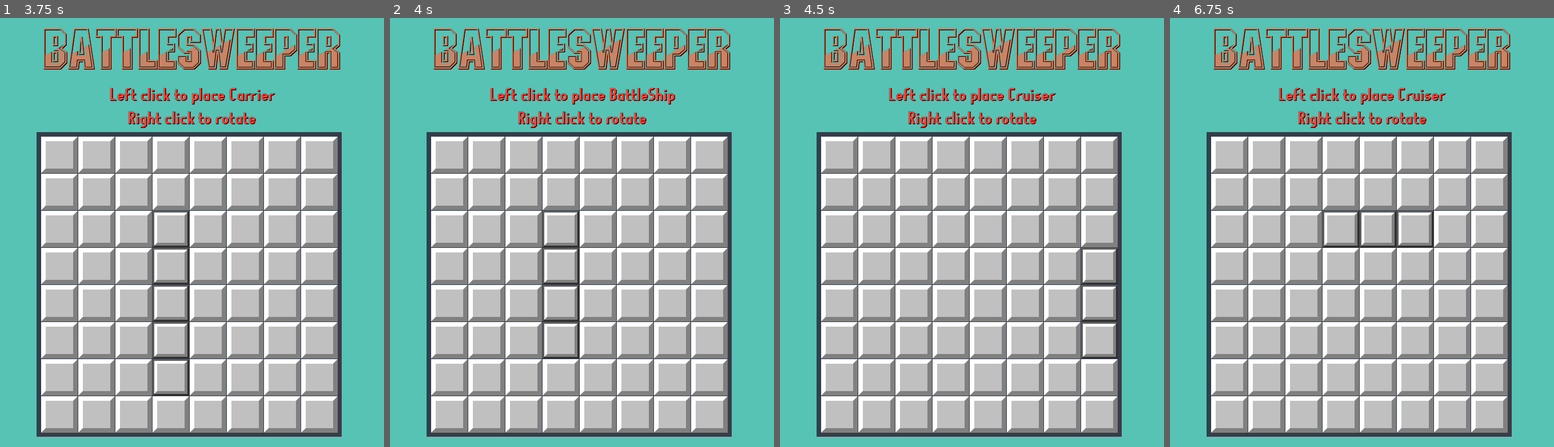
Above: before the commit, frames 1-4 (left to right).
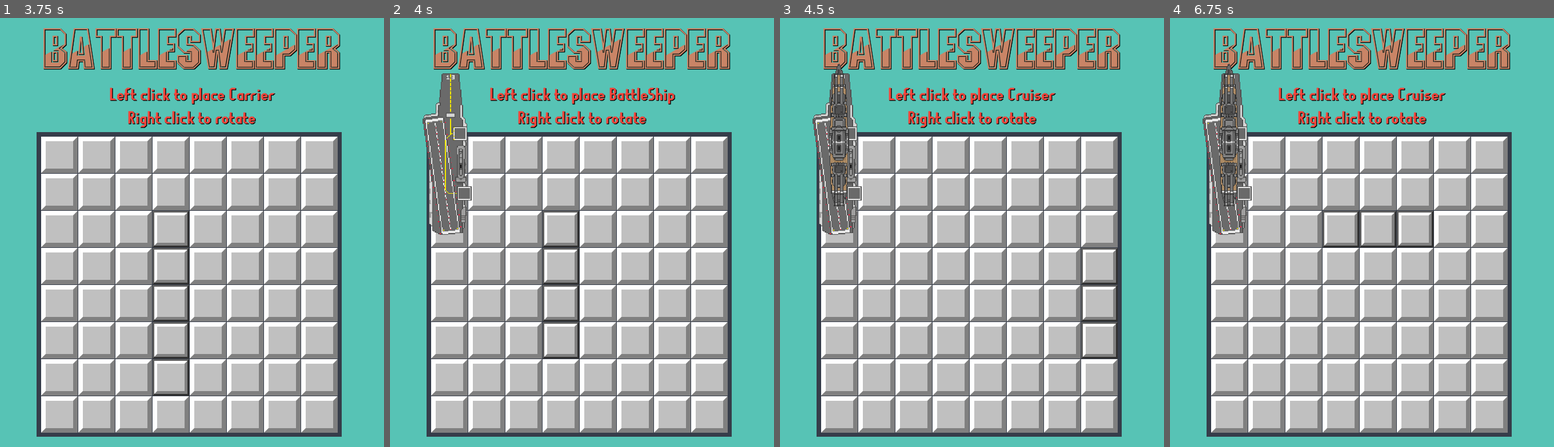
Above: after the commit, the same moments.

Repository: OverTimeChaos/BattleSweeper
Game: Godot game, scene res://Codes and Screens/TitleScreen.tscn
The game is run twice, just before and just after one commit, with the same random seed, the same clock (stepped at 60 frames per second) and the same inputs.
Inputs (mouse positions are in pixels of both pictures, inside the frame that each line leads up to):
- Up to frame 1 (3.75 s): click "Start" at 0.5 s; tap Enter (Enter) at 1.25, 2.1, 2.75, 3.5 s; move the mouse to (276, 211) at 1.27 s; press the mouse at (276, 211) at 1.28 s; tap Space at 2 s; move the mouse to (115, 253) at 2.02 s; release the mouse at (115, 253) at 2.03 s; click (115, 253) at 2.3 s; move the mouse to (230, 138) at 2.77 s; press the mouse at (230, 138) at 2.78 s; move the mouse to (172, 318) at 3.52 s; release the mouse at (172, 318) at 3.53 s; right-click (172, 318) at 3.6 s
- Up to frame 2 (4 s): click (562, 318) at 3.8 s
- Up to frame 3 (4.5 s): tap Enter (Enter) at 4.25 s; move the mouse to (1087, 296) at 4.27 s; press the mouse at (1087, 296) at 4.28 s
- Up to frame 4 (6.75 s): tap Enter (Enter) at 5, 5.1 s; move the mouse to (1246, 168) at 5.02 s; release the mouse at (1246, 168) at 5.03 s; click (1246, 168) at 5.3 s; move the mouse to (1381, 232) at 5.77 s; press the mouse at (1381, 232) at 5.78 s; move the mouse to (1304, 125) at 6.52 s; release the mouse at (1304, 125) at 6.53 s; right-click (1304, 125) at 6.6 s

Frame 1 is identical in both runs. In frame 2, 3.2% of the frame differs, in the area x 8-22%, y 12-51%; in frame 3, 3.2%, in the area x 8-22%, y 10-51%; in frame 4, 3.2%.

Commit message:
Spirting

Diff:
--- /dev/null
+++ b/Godot project/Codes and Screens/Battleship.gd
@@ -0,0 +1,12 @@
+extends CanvasLayer
+
+
+# Called every frame. 'delta' is the elapsed time since the previous frame.
+func _process(delta): #corrects the spirtes of the ship every frame
+	$BoxContainer/Front.frame = StandAlone.battleship[0]
+	$BoxContainer/Middle.frame = StandAlone.battleship[1]
+	$BoxContainer/Middle2.frame = StandAlone.battleship[2]
+	$BoxContainer/Back.frame = StandAlone.battleship[3]
+
+func rotate():
+	$BoxContainer.rotation = 0
--- /dev/null
+++ b/Godot project/Codes and Screens/Battleship.tscn
@@ -0,0 +1,92 @@
+[gd_scene load_steps=14 format=3 uid="uid://d30mh08pnoqsc"]
+
+[ext_resource type="Script" path="res://Codes and Screens/Battleship.gd" id="1_4mmvm"]
+[ext_resource type="Texture2D" uid="uid://bkcqkvjre4lv2" path="res://Decals/Resized/Ships/BattleShip/ShipBattleshipDestoryPart1_scaled_20x_pngcrushed.png" id="1_cle53"]
+[ext_resource type="Texture2D" uid="uid://ce8g0pb6y5php" path="res://Decals/Resized/Ships/BattleShip/ShipBattleshipPart1_scaled_20x_pngcrushed.png" id="2_glos8"]
+[ext_resource type="Texture2D" uid="uid://1bunmr4v0qyj" path="res://Decals/Resized/Ships/BattleShip/ShipBattleshipDestoryPart2_scaled_20x_pngcrushed.png" id="3_rcynj"]
+[ext_resource type="Texture2D" uid="uid://csgycw4b2hhgf" path="res://Decals/Resized/Ships/BattleShip/ShipBattleshipPart2_scaled_20x_pngcrushed.png" id="4_s54es"]
+[ext_resource type="Texture2D" uid="uid://csuacrbwofux5" path="res://Decals/Resized/Ships/BattleShip/ShipBattleshipDestoryPart3_scaled_20x_pngcrushed.png" id="5_6vfxt"]
+[ext_resource type="Texture2D" uid="uid://i424mqxekwnw" path="res://Decals/Resized/Ships/BattleShip/ShipBattleshipPart3_scaled_20x_pngcrushed.png" id="6_44gn6"]
+[ext_resource type="Texture2D" uid="uid://mgguesqju432" path="res://Decals/Resized/Ships/BattleShip/ShipBattleshipDestoryPart4_scaled_20x_pngcrushed.png" id="7_vb4jm"]
+[ext_resource type="Texture2D" uid="uid://b7jo0c3rf52cp" path="res://Decals/Resized/Ships/BattleShip/ShipBattleshipPart4_scaled_20x_pngcrushed.png" id="8_kwi83"]
+
+[sub_resource type="SpriteFrames" id="SpriteFrames_e0nbv"]
+animations = [{
+"frames": [{
+"duration": 1.0,
+"texture": ExtResource("1_cle53")
+}, {
+"duration": 1.0,
+"texture": ExtResource("2_glos8")
+}],
+"loop": true,
+"name": &"default",
+"speed": 5.0
+}]
+
+[sub_resource type="SpriteFrames" id="SpriteFrames_lkg0o"]
+animations = [{
+"frames": [{
+"duration": 1.0,
+"texture": ExtResource("3_rcynj")
+}, {
+"duration": 1.0,
+"texture": ExtResource("4_s54es")
+}],
+"loop": true,
+"name": &"default",
+"speed": 5.0
+}]
+
+[sub_resource type="SpriteFrames" id="SpriteFrames_ftrab"]
+animations = [{
+"frames": [{
+"duration": 1.0,
+"texture": ExtResource("5_6vfxt")
+}, {
+"duration": 1.0,
+"texture": ExtResource("6_44gn6")
+}],
+"loop": true,
+"name": &"default",
+"speed": 5.0
+}]
+
+[sub_resource type="SpriteFrames" id="SpriteFrames_e5ci1"]
+animations = [{
+"frames": [{
+"duration": 1.0,
+"texture": ExtResource("7_vb4jm")
+}, {
+"duration": 1.0,
+"texture": ExtResource("8_kwi83")
+}],
+"loop": true,
+"name": &"default",
+"speed": 5.0
+}]
+
+[node name="BattleShip" type="CanvasLayer"]
+script = ExtResource("1_4mmvm")
+
+[node name="BoxContainer" type="BoxContainer" parent="."]
+offset_right = 40.0
+offset_bottom = 40.0
+rotation = -1.5708
+scale = Vector2(0.06, 0.06)
+
+[node name="Front" type="AnimatedSprite2D" parent="BoxContainer"]
+position = Vector2(0, -1560)
+sprite_frames = SubResource("SpriteFrames_e0nbv")
+
+[node name="Middle" type="AnimatedSprite2D" parent="BoxContainer"]
+position = Vector2(0, -520)
+sprite_frames = SubResource("SpriteFrames_lkg0o")
+
+[node name="Middle2" type="AnimatedSprite2D" parent="BoxContainer"]
+position = Vector2(0, 530)
+sprite_frames = SubResource("SpriteFrames_ftrab")
+
+[node name="Back" type="AnimatedSprite2D" parent="BoxContainer"]
+position = Vector2(0, 1579)
+sprite_frames = SubResource("SpriteFrames_e5ci1")
--- /dev/null
+++ b/Godot project/Codes and Screens/Carrier.gd
@@ -0,0 +1,14 @@
+extends CanvasLayer
+
+# Called every frame. 'delta' is the elapsed time since the previous frame.
+func _ready ():
+	StandAlone.BeginGame()
+func _process(delta): #corrects the spirtes of the ship every frame
+
+	$BoxContainer/Front.frame = StandAlone.carrier[0]
+	$BoxContainer/Middle.frame = StandAlone.carrier[1]
+	$BoxContainer/Middle2.frame = StandAlone.carrier[2]
+	$BoxContainer/Middle3.frame = StandAlone.carrier[3]
+	$BoxContainer/Back.frame = StandAlone.carrier[4]
+func rotate():
+	$BoxContainer.rotation = 0
--- a/Godot project/Codes and Screens/Carrier.tscn
+++ b/Godot project/Codes and Screens/Carrier.tscn
@@ -1,3 +1,112 @@
-[gd_scene format=3 uid="uid://lyeenkqpg2wb"]
+[gd_scene load_steps=17 format=3 uid="uid://lyeenkqpg2wb"]
 
-[node name="CanvasLayer" type="CanvasLayer"]
+[ext_resource type="Script" path="res://Codes and Screens/Carrier.gd" id="1_hpd7m"]
+[ext_resource type="Texture2D" uid="uid://55lgsi0dpvtd" path="res://Decals/Resized/Ships/Carrier/ShipCarrierDestoryPart1_scaled_20x_pngcrushed.png" id="1_vgw5e"]
+[ext_resource type="Texture2D" uid="uid://b7wyrcca82vhx" path="res://Decals/Resized/Ships/Carrier/ShipCarrierPart1_scaled_20x_pngcrushed.png" id="2_lx1gd"]
+[ext_resource type="Texture2D" uid="uid://cvnhcv43d3lqg" path="res://Decals/Resized/Ships/Carrier/ShipCarrierDestoryPart2_scaled_20x_pngcrushed.png" id="3_og7mf"]
+[ext_resource type="Texture2D" uid="uid://i07f7m7q7h6e" path="res://Decals/Resized/Ships/Carrier/ShipCarrierPart2_scaled_20x_pngcrushed.png" id="4_4jf72"]
+[ext_resource type="Texture2D" uid="uid://bpv5dxo3ajnmf" path="res://Decals/Resized/Ships/Carrier/ShipCarrierDestoryPart3_scaled_20x_pngcrushed.png" id="5_tilo4"]
+[ext_resource type="Texture2D" uid="uid://b4f4kba2khjks" path="res://Decals/Resized/Ships/Carrier/ShipCarrierPart3_scaled_20x_pngcrushed.png" id="6_fruty"]
+[ext_resource type="Texture2D" uid="uid://cpf8fmwise5sn" path="res://Decals/Resized/Ships/Carrier/ShipCarrierDestoryPart4_scaled_20x_pngcrushed.png" id="7_rpiph"]
+[ext_resource type="Texture2D" uid="uid://dpd46np5n6fqv" path="res://Decals/Resized/Ships/Carrier/ShipCarrierPart4_scaled_20x_pngcrushed.png" id="8_5d6kx"]
+[ext_resource type="Texture2D" uid="uid://du6yhwmdencx8" path="res://Decals/Resized/Ships/Carrier/ShipCarrierDestoryPart5_scaled_20x_pngcrushed.png" id="9_0funs"]
+[ext_resource type="Texture2D" uid="uid://c2qm8mn3io2b1" path="res://Decals/Resized/Ships/Carrier/ShipCarrierPart5_scaled_20x_pngcrushed.png" id="10_hppo2"]
+
+[sub_resource type="SpriteFrames" id="SpriteFrames_ix14u"]
+animations = [{
+"frames": [{
+"duration": 1.0,
+"texture": ExtResource("1_vgw5e")
+}, {
+"duration": 1.0,
+"texture": ExtResource("2_lx1gd")
+}],
+"loop": true,
+"name": &"default",
+"speed": 5.0
+}]
+
+[sub_resource type="SpriteFrames" id="SpriteFrames_ca3ua"]
+animations = [{
+"frames": [{
+"duration": 1.0,
+"texture": ExtResource("3_og7mf")
+}, {
+"duration": 1.0,
+"texture": ExtResource("4_4jf72")
+}],
+"loop": true,
+"name": &"default",
+"speed": 5.0
+}]
+
+[sub_resource type="SpriteFrames" id="SpriteFrames_f0x5x"]
+animations = [{
+"frames": [{
+"duration": 1.0,
+"texture": ExtResource("5_tilo4")
+}, {
+"duration": 1.0,
+"texture": ExtResource("6_fruty")
+}],
+"loop": true,
+"name": &"default",
+"speed": 5.0
+}]
+
+[sub_resource type="SpriteFrames" id="SpriteFrames_0mwto"]
+animations = [{
+"frames": [{
+"duration": 1.0,
+"texture": ExtResource("7_rpiph")
+}, {
+"duration": 1.0,
+"texture": ExtResource("8_5d6kx")
+}],
+"loop": true,
+"name": &"default",
+"speed": 5.0
+}]
+
+[sub_resource type="SpriteFrames" id="SpriteFrames_hebjq"]
+animations = [{
+"frames": [{
+"duration": 1.0,
+"texture": ExtResource("9_0funs")
+}, {
+"duration": 1.0,
+"texture": ExtResource("10_hppo2")
+}],
+"loop": true,
+"name": &"default",
+"speed": 5.0
+}]
+
+[node name="Carrier" type="CanvasLayer"]
+script = ExtResource("1_hpd7m")
+
+[node name="BoxContainer" type="BoxContainer" parent="."]
+offset_right = 40.0
+offset_bottom = 40.0
+rotation = -1.5708
+scale = Vector2(0.075, 0.075)
+
+[node name="Front" type="AnimatedSprite2D" parent="BoxContainer"]
+position = Vector2(0, -1609)
+sprite_frames = SubResource("SpriteFrames_ix14u")
+
+[node name="Middle" type="AnimatedSprite2D" parent="BoxContainer"]
+position = Vector2(0, -849)
+sprite_frames = SubResource("SpriteFrames_ca3ua")
+
+[node name="Middle2" type="AnimatedSprite2D" parent="BoxContainer"]
+position = Vector2(0, 4.76837e-07)
+sprite_frames = SubResource("SpriteFrames_f0x5x")
+
+[node name="Middle3" type="AnimatedSprite2D" parent="BoxContainer"]
+position = Vector2(0, 840)
+sprite_frames = SubResource("SpriteFrames_0mwto")
+
+[node name="Back" type="AnimatedSprite2D" parent="BoxContainer"]
+position = Vector2(0, 1550)
+sprite_frames = SubResource("SpriteFrames_hebjq")
--- /dev/null
+++ b/Godot project/Codes and Screens/Cursier.gd
@@ -0,0 +1,10 @@
+extends CanvasLayer
+
+
+# Called every frame. 'delta' is the elapsed time since the previous frame.
+func _process(delta): #corrects the spirtes of the ship every frame
+	$BoxContainer/Front.frame = StandAlone.cruiser[0]
+	$BoxContainer/Middle.frame = StandAlone.cruiser[1]
+	$BoxContainer/Back.frame = StandAlone.cruiser[2]
+func rotate():
+	$BoxContainer.rotation = 0
--- /dev/null
+++ b/Godot project/Codes and Screens/Cursier.tscn
@@ -0,0 +1,71 @@
+[gd_scene load_steps=11 format=3 uid="uid://x4fkns0lhn4"]
+
+[ext_resource type="Texture2D" uid="uid://dobwoa0xgupc7" path="res://Decals/Resized/Ships/Crusier/ShipCruiserDestoryPart1_scaled_20x_pngcrushed.png" id="1_dmlyb"]
+[ext_resource type="Script" path="res://Codes and Screens/Cursier.gd" id="1_lcm5x"]
+[ext_resource type="Texture2D" uid="uid://b6aitxtafva2m" path="res://Decals/Resized/Ships/Crusier/ShipCruiserPart1_scaled_20x_pngcrushed.png" id="2_4o76g"]
+[ext_resource type="Texture2D" uid="uid://chp58d1aphr47" path="res://Decals/Resized/Ships/Crusier/ShipCruiserDestoryPart2_scaled_20x_pngcrushed.png" id="3_ims1j"]
+[ext_resource type="Texture2D" uid="uid://blueqhqoys0jc" path="res://Decals/Resized/Ships/Crusier/ShipCruiserPart2_scaled_20x_pngcrushed.png" id="4_a5qty"]
+[ext_resource type="Texture2D" uid="uid://dxmib3evkblwx" path="res://Decals/Resized/Ships/Crusier/ShipCruiserDestoryPart3_scaled_20x_pngcrushed.png" id="5_rj7vr"]
+[ext_resource type="Texture2D" uid="uid://hs25kfst6gh5" path="res://Decals/Resized/Ships/Crusier/ShipCruiserPart3_scaled_20x_pngcrushed.png" id="6_15rrm"]
+
+[sub_resource type="SpriteFrames" id="SpriteFrames_22kca"]
+animations = [{
+"frames": [{
+"duration": 1.0,
+"texture": ExtResource("1_dmlyb")
+}, {
+"duration": 1.0,
+"texture": ExtResource("2_4o76g")
+}],
+"loop": true,
+"name": &"default",
+"speed": 5.0
+}]
+
+[sub_resource type="SpriteFrames" id="SpriteFrames_5n7gk"]
+animations = [{
+"frames": [{
+"duration": 1.0,
+"texture": ExtResource("3_ims1j")
+}, {
+"duration": 1.0,
+"texture": ExtResource("4_a5qty")
+}],
+"loop": true,
+"name": &"default",
+"speed": 5.0
+}]
+
+[sub_resource type="SpriteFrames" id="SpriteFrames_d0xaj"]
+animations = [{
+"frames": [{
+"duration": 1.0,
+"texture": ExtResource("5_rj7vr")
+}, {
+"duration": 1.0,
+"texture": ExtResource("6_15rrm")
+}],
+"loop": true,
+"name": &"default",
+"speed": 5.0
+}]
+
+[node name="Cursier" type="CanvasLayer"]
+script = ExtResource("1_lcm5x")
+
+[node name="BoxContainer" type="BoxContainer" parent="."]
+offset_right = 40.0
+offset_bottom = 40.0
+rotation = -1.5708
+scale = Vector2(0.075, 0.075)
+
+[node name="Front" type="AnimatedSprite2D" parent="BoxContainer"]
+position = Vector2(0, -850)
+sprite_frames = SubResource("SpriteFrames_22kca")
+
+[node name="Middle" type="AnimatedSprite2D" parent="BoxContainer"]
+sprite_frames = SubResource("SpriteFrames_5n7gk")
+
+[node name="Back" type="AnimatedSprite2D" parent="BoxContainer"]
+position = Vector2(0, 860)
+sprite_frames = SubResource("SpriteFrames_d0xaj")
--- /dev/null
+++ b/Godot project/Codes and Screens/Destoryer.gd
@@ -0,0 +1,10 @@
+extends CanvasLayer
+
+
+# Called when the node enters the scene tree for the first time.
+func _process(delta): #corrects the spirtes of the ship every frame
+	$BoxContainer/Front.frame = StandAlone.destroyer[0]
+	$BoxContainer/Back.frame =  StandAlone.destroyer[1]
+
+func rotate():
+	$BoxContainer.rotation = 0
--- /dev/null
+++ b/Godot project/Codes and Screens/Destoryer.tscn
@@ -0,0 +1,52 @@
+[gd_scene load_steps=8 format=3 uid="uid://dxx54ghr1bqre"]
+
+[ext_resource type="Script" path="res://Codes and Screens/Destoryer.gd" id="1_52g18"]
+[ext_resource type="Texture2D" uid="uid://crhxs8s7qljvn" path="res://Decals/Resized/Ships/Destoryer/ShipDestroyerDestoryPart1_scaled_20x_pngcrushed.png" id="1_qteew"]
+[ext_resource type="Texture2D" uid="uid://bk71nrvtj457j" path="res://Decals/Resized/Ships/Destoryer/ShipDestroyerPart1_scaled_20x_pngcrushed.png" id="2_w0b1t"]
+[ext_resource type="Texture2D" uid="uid://c3yt65c0snfxi" path="res://Decals/Resized/Ships/Destoryer/ShipDestroyerDestoryPart2_scaled_20x_pngcrushed.png" id="3_l8nvq"]
+[ext_resource type="Texture2D" uid="uid://djoq5htcyaxw2" path="res://Decals/Resized/Ships/Destoryer/ShipDestroyerPart2_scaled_20x_pngcrushed.png" id="4_7s3lp"]
+
+[sub_resource type="SpriteFrames" id="SpriteFrames_srh50"]
+animations = [{
+"frames": [{
+"duration": 1.0,
+"texture": ExtResource("1_qteew")
+}, {
+"duration": 1.0,
+"texture": ExtResource("2_w0b1t")
+}],
+"loop": true,
+"name": &"default",
+"speed": 5.0
+}]
+
+[sub_resource type="SpriteFrames" id="SpriteFrames_0mgnh"]
+animations = [{
+"frames": [{
+"duration": 1.0,
+"texture": ExtResource("3_l8nvq")
+}, {
+"duration": 1.0,
+"texture": ExtResource("4_7s3lp")
+}],
+"loop": true,
+"name": &"default",
+"speed": 5.0
+}]
+
+[node name="Destoryer" type="CanvasLayer"]
+script = ExtResource("1_52g18")
+
+[node name="BoxContainer" type="BoxContainer" parent="."]
+offset_right = 40.0
+offset_bottom = 40.0
+rotation = -1.5708
+scale = Vector2(0.07, 0.07)
+
+[node name="Front" type="AnimatedSprite2D" parent="BoxContainer"]
+position = Vector2(0, -480)
+sprite_frames = SubResource("SpriteFrames_srh50")
+
+[node name="Back" type="AnimatedSprite2D" parent="BoxContainer"]
+position = Vector2(0, 520)
+sprite_frames = SubResource("SpriteFrames_0mgnh")
--- a/Godot project/Codes and Screens/Mechanics.gd
+++ b/Godot project/Codes and Screens/Mechanics.gd
@@ -7,6 +7,7 @@
 var postioning =[0,0] #Dummary value to avoid errors
 var nodes = [] #array of nodes
 # ship info
+var Partsalive = 0
 var occupied  = 0
 var hovered = false
 var rotating = false
@@ -51,17 +52,15 @@
 func Nodepostioned(node,postion): #allows the nodes infromation to be passed
 	noded = node
 	postioning = postion
-	#hovered = hover
 
 func shipPlacer(): # allow ships to be placed
 
 	for node in nodes:
 		node.indicated(false) #defualt sets spirtes to not indicated
-
 	var offsets = []
 	var occupiedchecking = [] # checks for if the occupied value is on a tile
 	nodes = [] #array of nodes
-	if pn < 5 :
+	if pn < 5 and StandAlone.arrayShips[pn].count(1) > 0 :
 		Events.emit_signal("EventTrigger",placing,StandAlone.ships[pn])
 		offsets =  StandAlone.shipoffersetter(pn,rotating) #grabs offsets
 		nodes.append(noded)
@@ -78,10 +77,7 @@
 			if occupied == 0 and  len(occupiedchecking)== len(StandAlone.arrayShips[pn]): #prevents invalid placements
 				for node in nodes:
 					node.IsOccupied = true
-					if pn == 0 or pn == 1:
-						spriteasigner(true)
-					else:
-						spriteasigner(false)
+					noded.tilespriter(pn,rotating)
 				pn += 1
 			else:
 				Events.emit_signal("EventTrigger",invalid,null)
@@ -95,20 +91,12 @@
 				rotating = true
 			else:
 				rotating = false
-
-	else: # sets the mines
+	elif pn == 5: # sets the mines
 		Events.emit_signal("EventTrigger",default,null)
 		SetMines() #sets mines after all ships are placed
 		StandAlone.ShipPlacement = false
-
-
-func spriteasigner(parts):
-	#if parts == true:
-		#
-	#if parts == false:
-	#
-#func partasigner(number):
-	pass
+	else:
+		pn += 1
 
 
 # function to hide Covered sprite on tiles
--- a/Godot project/Codes and Screens/StandAlone.gd
+++ b/Godot project/Codes and Screens/StandAlone.gd
@@ -41,11 +41,11 @@
 var interact = true
 #Set values at the start
 func BeginGame():
-	carrier = [true,true,true,true,true]
-	battleship = [true,true,true,true]
-	cruiser = [true,true,true]
-	submarine = [true,true,true]
-	destroyer = [true,true]
+	carrier = [1,1,1,1,1]
+	battleship = [1,1,1,1]
+	cruiser = [1,1,1]
+	submarine = [1,1,1]
+	destroyer = [1,1]
 	arrayShips = [carrier,battleship,cruiser,submarine,destroyer]
 	Row = 8
 	Col = 8
--- /dev/null
+++ b/Godot project/Codes and Screens/Subrmaine.gd
@@ -0,0 +1,11 @@
+extends CanvasLayer
+
+
+# Called every frame. 'delta' is the elapsed time since the previous frame.
+func _process(delta): #corrects the spirtes of the ship every frame
+	$BoxContainer/Front.frame= StandAlone.submarine[0]
+	$BoxContainer/Middle.frame= StandAlone.submarine[1]
+	$BoxContainer/Back.frame = StandAlone.submarine[2]
+
+func rotate():
+	$BoxContainer.rotation = 0
--- /dev/null
+++ b/Godot project/Codes and Screens/Subrmaine.tscn
@@ -0,0 +1,71 @@
+[gd_scene load_steps=11 format=3 uid="uid://dvsy554mso3l2"]
+
+[ext_resource type="Texture2D" uid="uid://cfyn63525ncdu" path="res://Decals/Resized/Ships/Submarine/ShipSubMarineDestoryPart1_scaled_20x_pngcrushed.png" id="1_aav0s"]
+[ext_resource type="Script" path="res://Codes and Screens/Subrmaine.gd" id="1_u0xtg"]
+[ext_resource type="Texture2D" uid="uid://bs3ndd830q63w" path="res://Decals/Resized/Ships/Submarine/ShipSubMarinePart1_scaled_20x_pngcrushed.png" id="2_7mdxu"]
+[ext_resource type="Texture2D" uid="uid://bwosck16fjkf5" path="res://Decals/Resized/Ships/Submarine/ShipSubMarineDestoryPart2_scaled_20x_pngcrushed.png" id="3_rkr51"]
+[ext_resource type="Texture2D" uid="uid://cvv648xd2o7m7" path="res://Decals/Resized/Ships/Submarine/ShipSubMarinePart2_scaled_20x_pngcrushed.png" id="4_xi2ef"]
+[ext_resource type="Texture2D" uid="uid://b4o6t2jgecqpq" path="res://Decals/Resized/Ships/Submarine/ShipSubMarineDestoryPart3_scaled_20x_pngcrushed.png" id="5_axyyr"]
+[ext_resource type="Texture2D" uid="uid://dq0bbiyb2tugb" path="res://Decals/Resized/Ships/Submarine/ShipSubMarinePart3_scaled_20x_pngcrushed.png" id="6_5n1hk"]
+
+[sub_resource type="SpriteFrames" id="SpriteFrames_jj7qf"]
+animations = [{
+"frames": [{
+"duration": 1.0,
+"texture": ExtResource("1_aav0s")
+}, {
+"duration": 1.0,
+"texture": ExtResource("2_7mdxu")
+}],
+"loop": true,
+"name": &"default",
+"speed": 5.0
+}]
+
+[sub_resource type="SpriteFrames" id="SpriteFrames_hs0dd"]
+animations = [{
+"frames": [{
+"duration": 1.0,
+"texture": ExtResource("3_rkr51")
+}, {
+"duration": 1.0,
+"texture": ExtResource("4_xi2ef")
+}],
+"loop": true,
+"name": &"default",
+"speed": 5.0
+}]
+
+[sub_resource type="SpriteFrames" id="SpriteFrames_w84j2"]
+animations = [{
+"frames": [{
+"duration": 1.0,
+"texture": ExtResource("5_axyyr")
+}, {
+"duration": 1.0,
+"texture": ExtResource("6_5n1hk")
+}],
+"loop": true,
+"name": &"default",
+"speed": 5.0
+}]
+
+[node name="Submarine" type="CanvasLayer"]
+script = ExtResource("1_u0xtg")
+
+[node name="BoxContainer" type="BoxContainer" parent="."]
+offset_right = 40.0
+offset_bottom = 40.0
+rotation = -1.5708
+scale = Vector2(0.065, 0.065)
+
+[node name="Front" type="AnimatedSprite2D" parent="BoxContainer"]
+position = Vector2(0, -940)
+sprite_frames = SubResource("SpriteFrames_jj7qf")
+
+[node name="Middle" type="AnimatedSprite2D" parent="BoxContainer"]
+sprite_frames = SubResource("SpriteFrames_hs0dd")
+
+[node name="Back" type="AnimatedSprite2D" parent="BoxContainer"]
+position = Vector2(0, 960)
+sprite_frames = SubResource("SpriteFrames_w84j2")
--- a/Godot project/Codes and Screens/Tile.gd
+++ b/Godot project/Codes and Screens/Tile.gd
@@ -151,8 +151,31 @@
 	if bool == false:
 		$Covered.set_frame(0) #As the mouses unohoveres over a tile it changes to indicate that the tile is not being selected
 
-func tilespriter():
-	pass
+func tilespriter(ship,rotate):
+	match ship:
+		0:
+			if rotate == true:
+				$Carrier.rotate()
+			$Carrier.show()
+		1:
+			if rotate == true:
+				$BattleShip.rotate()
+				$BattleShip.offset = Vector2(103.145,203.66)
+			$BattleShip.show()
+		2:
+			if rotate == true:
+				$Cursier.rotate()
+
+			$Cursier.show()
+		3:
+			if rotate == true:
+				$Submarine.rotate()
+			$Submarine.show()
+		4:
+			if rotate == true:
+				$Destoryer.rotate()
+				$Destoryer.offset = Vector2()
+			$Destoryer.show()
 
 func _on_control_mouse_entered():
 	if StandAlone.ShipPlacement == true and StandAlone.interact == true:
--- a/Godot project/Codes and Screens/Tile.tscn
+++ b/Godot project/Codes and Screens/Tile.tscn
@@ -16,6 +16,11 @@
 [ext_resource type="Texture2D" uid="uid://sq13oucruvmi" path="res://Decals/MineSweeper/cells/WinmineXP/cell8.svg" id="10_hdxr2"]
 [ext_resource type="Texture2D" uid="uid://d3gmn7m7ypi5s" path="res://Decals/TileHover.png" id="11_8vhnq"]
 [ext_resource type="Texture2D" uid="uid://bntwy3tpkdh1u" path="res://Decals/UsedMine.png" id="11_up7g6"]
+[ext_resource type="PackedScene" uid="uid://lyeenkqpg2wb" path="res://Codes and Screens/Carrier.tscn" id="17_t80g1"]
+[ext_resource type="PackedScene" uid="uid://d30mh08pnoqsc" path="res://Codes and Screens/Battleship.tscn" id="18_256f5"]
+[ext_resource type="PackedScene" uid="uid://x4fkns0lhn4" path="res://Codes and Screens/Cursier.tscn" id="19_umk8m"]
+[ext_resource type="PackedScene" uid="uid://dvsy554mso3l2" path="res://Codes and Screens/Subrmaine.tscn" id="20_yg3f2"]
+[ext_resource type="PackedScene" uid="uid://dxx54ghr1bqre" path="res://Codes and Screens/Destoryer.tscn" id="21_nae0y"]
 
 [sub_resource type="SpriteFrames" id="SpriteFrames_bh2tx"]
 animations = [{
@@ -88,13 +93,6 @@
 sprite_frames = SubResource("SpriteFrames_dsl7g")
 offset = Vector2(260, 600)
 
-[node name="Covered2" type="AnimatedSprite2D" parent="."]
-visible = false
-position = Vector2(0, -65)
-scale = Vector2(0.4, 0.4)
-sprite_frames = SubResource("SpriteFrames_dsl7g")
-offset = Vector2(260, 600)
-
 [node name="Explosion" type="Sprite2D" parent="."]
 visible = false
 position = Vector2(107, 241)
@@ -115,6 +113,31 @@
 offset_right = 136.0
 offset_bottom = 272.0
 
+[node name="Carrier" parent="." instance=ExtResource("17_t80g1")]
+visible = false
+offset = Vector2(100.12, 242.42)
+transform = Transform2D(1, 0, 0, 1, 100.12, 242.42)
+
+[node name="BattleShip" parent="." instance=ExtResource("18_256f5")]
+visible = false
+offset = Vector2(67.655, 237.835)
+transform = Transform2D(1, 0, 0, 1, 67.655, 237.835)
+
+[node name="Cursier" parent="." instance=ExtResource("19_umk8m")]
+visible = false
+offset = Vector2(102.695, 238.02)
+transform = Transform2D(1, 0, 0, 1, 102.695, 238.02)
+
+[node name="Submarine" parent="." instance=ExtResource("20_yg3f2")]
+visible = false
+offset = Vector2(105.29, 238.945)
+transform = Transform2D(1, 0, 0, 1, 105.29, 238.945)
+
+[node name="Destoryer" parent="." instance=ExtResource("21_nae0y")]
+visible = false
+offset = Vector2(73.67, 238.955)
+transform = Transform2D(1, 0, 0, 1, 73.67, 238.955)
+
 [connection signal="gui_input" from="Control" to="." method="_on_control_gui_input"]
 [connection signal="mouse_entered" from="Control" to="." method="_on_control_mouse_entered"]
 [connection signal="mouse_exited" from="Control" to="." method="_on_control_mouse_exited"]
Not shown: 1 places in Godot project/Codes and Screens/Tile.tscn that only renumber resources
Binary file added: Godot project/Decals/Resized/Ships/BattleShip/ShipBattleshipDestoryPart1_scaled_20x_pngcrushed.png
Not shown, added: Godot project/Decals/Resized/Ships/BattleShip/ShipBattleshipDestoryPart1_scaled_20x_pngcrushed.png.import
Binary file added: Godot project/Decals/Resized/Ships/BattleShip/ShipBattleshipDestoryPart2_scaled_20x_pngcrushed.png
Not shown, added: Godot project/Decals/Resized/Ships/BattleShip/ShipBattleshipDestoryPart2_scaled_20x_pngcrushed.png.import
Binary file added: Godot project/Decals/Resized/Ships/BattleShip/ShipBattleshipDestoryPart3_scaled_20x_pngcrushed.png
Not shown, added: Godot project/Decals/Resized/Ships/BattleShip/ShipBattleshipDestoryPart3_scaled_20x_pngcrushed.png.import
Binary file added: Godot project/Decals/Resized/Ships/BattleShip/ShipBattleshipDestoryPart4_scaled_20x_pngcrushed.png
Not shown, added: Godot project/Decals/Resized/Ships/BattleShip/ShipBattleshipDestoryPart4_scaled_20x_pngcrushed.png.import
Binary file added: Godot project/Decals/Resized/Ships/BattleShip/ShipBattleshipPart1_scaled_20x_pngcrushed.png
Not shown, added: Godot project/Decals/Resized/Ships/BattleShip/ShipBattleshipPart1_scaled_20x_pngcrushed.png.import
Binary file added: Godot project/Decals/Resized/Ships/BattleShip/ShipBattleshipPart2_scaled_20x_pngcrushed.png
(and 60 more such lines)
